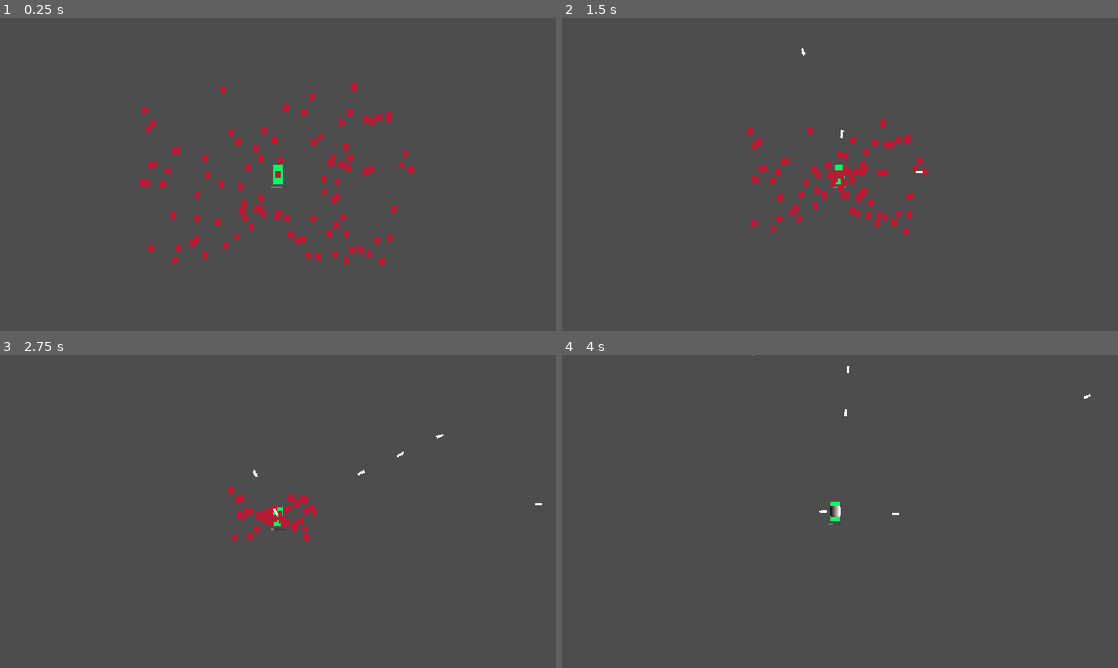
Above: before the commit, frames 1-4 (two rows, left to right).
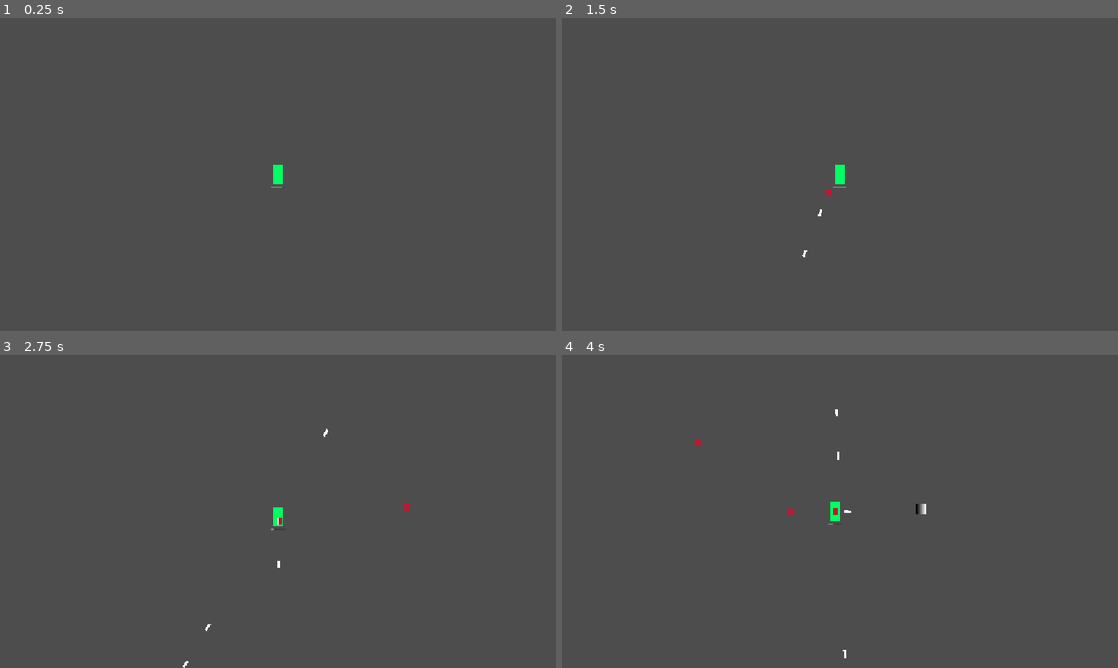
Above: after the commit, the same moments.

Repository: xuansh/my-own-godot-project
Game: Godot game, scene res://Scenes/BattleField/battle_field.tscn
Same seed, same stepped clock (60 frames per second), same inputs: the game is played once before the commit and once after it.
Inputs:
- Up to frame 1 (0.25 s): no input
- Up to frame 2 (1.5 s): tap A (KeyBoard-A) at 0.6 s; tap D (KeyBoard-D) at 1.35 s
- Up to frame 3 (2.75 s): tap S (KeyBoard-S) at 2.1 s
- Up to frame 4 (4 s): tap W (KeyBoard-W) at 2.85 s; tap A (KeyBoard-A) at 3.6 s

The runs differ from the first frame. In frame 1, 2.1% of the frame differs, in the area x 25-75%, y 20-79%; in frame 2, 1.6%; in frame 3, 0.8%; in frame 4, 0.3%.

Commit message:
v0.1.0
fuck

Diff:
--- a/Autoloads/RunState.gd
+++ b/Autoloads/RunState.gd
@@ -5,7 +5,12 @@
 var xp : int
 var xp_to_next : int
 var kills : int
+
+
 var _seed : int
 
 func tick(delta : float):
 	elapsed += delta
+
+func add_xp(exp : int):
+	xp += exp
--- a/Datas/enemy_data.gd
+++ b/Datas/enemy_data.gd
@@ -4,3 +4,4 @@
 @export var max_hp : float
 @export var max_speed : float
 @export var _exp : int
+@export var additional_bullet_count : int = 0
--- a/Datas/player_data.gd
+++ b/Datas/player_data.gd
@@ -9,3 +9,6 @@
 
 @export_range(10.0, 1000.0, 10.0)
 var magnet_range : float
+
+@export
+var additional_bullet_count : int
--- a/Datas/weapon_definition.gd
+++ b/Datas/weapon_definition.gd
@@ -6,6 +6,8 @@
 @export var bullet_scene : PackedScene
 @export var is_melee_weapon : bool = false
 @export var is_bullet_firing : bool = true
+@export var basic_bullet_count : int = 1
+@export var spread_angle : float = 0.0
 
 @export_range(0.0, 1.0, 0.1, "攻击间隔")
 var cool_time : float
--- a/Resources/Player/basic_player.tres
+++ b/Resources/Player/basic_player.tres
@@ -5,6 +5,5 @@
 [resource]
 script = ExtResource("1_70u8o")
 max_speed = 150.0
-max_hp = 100.0
-xp_gem_pickup_range = 50.0
+max_hp = 1000.0
 metadata/_custom_type_script = "uid://s4ysrtmckgei"
--- a/Resources/WeaponDefinitions/basic_weapon.tres
+++ b/Resources/WeaponDefinitions/basic_weapon.tres
@@ -6,6 +6,7 @@
 [resource]
 script = ExtResource("1_ilclt")
 bullet_scene = ExtResource("1_qu07f")
+spread_angle = 40.0
 cool_time = 0.3
 damage = 15.0
 metadata/_custom_type_script = "uid://nqjbw21dch4k"
--- a/Resources/WeaponDefinitions/enemy0_basic_melee_weapon.tres
+++ b/Resources/WeaponDefinitions/enemy0_basic_melee_weapon.tres
@@ -10,4 +10,6 @@
 bullet_scene = ExtResource("1_ass4y")
 is_melee_weapon = true
 is_bullet_firing = false
+cool_time = 0.5
+damage = 15.0
 metadata/_custom_type_script = "uid://nqjbw21dch4k"
--- a/Scenes/BattleField/battle_field.gd
+++ b/Scenes/BattleField/battle_field.gd
@@ -8,22 +8,25 @@
   #→ Hurtbox
   #→ 死亡信号
   #→ EncounterController 生成经验宝石
-@onready var player: Node2D = $Player
+@onready var player: Player = $Player
+@onready var enemy_spawn_timer: Timer = $EnemySpawnTimer
 
 var enemy : PackedScene = preload("res://Scenes/Enemy/enemy.tscn")
 var xp_gem : PackedScene = preload("res://Scenes/XpGem/xp_gem.tscn")
 
 func _ready() -> void:
 	EventBus.enemy_died.connect(on_enemy_died)
-
-	for i in range(100):
-		var node = enemy.instantiate()
-		add_child(node)
+	enemy_spawn_timer.timeout.connect(
+		func():
+			var node = enemy.instantiate()
+			add_child(node)
+	)
 
 func _process(delta: float) -> void:
 	RunState.tick(delta)
 
 func on_enemy_died(payload : EventBus.EnemyDiedPayload):
-	var gem = xp_gem.instantiate() as Node2D
+	var gem = xp_gem.instantiate() as XpGem
 	add_child(gem)
+	gem.setup(payload.exp)
 	gem.global_position = payload.global_position
--- a/Scenes/BattleField/battle_field.tscn
+++ b/Scenes/BattleField/battle_field.tscn
@@ -11,3 +11,7 @@
 [node name="Camera2D" type="Camera2D" parent="." unique_id=1068462332]
 
 [node name="BulletsContainer" type="Node" parent="." unique_id=156695525 groups=["bullet_container"]]
+
+[node name="EnemySpawnTimer" type="Timer" parent="." unique_id=2021102089]
+wait_time = 0.8
+autostart = true
--- a/Scenes/Bullet/bullet.gd
+++ b/Scenes/Bullet/bullet.gd
@@ -10,7 +10,7 @@
 @onready var hitbox_component: HitboxComponent = %HitboxComponent
 @onready var visible_on_screen_enabler_2d: VisibleOnScreenEnabler2D = $VisibleOnScreenEnabler2D
 @onready var hitbox_area_2d: Area2D = $HitboxArea2D
-
+@export var is_player_hurtable : bool
 func _ready() -> void:
 	self.global_position = origin_global_position
 	movement_component.setup(self)
--- a/Scenes/Bullet/melee_bullet.gd
+++ b/Scenes/Bullet/melee_bullet.gd
@@ -1,5 +1,6 @@
 class_name MeleeBullet
 extends Bullet
+
 
 var follow_node : Node2D
 
@@ -8,7 +9,7 @@
 	self.global_position = origin_global_position
 	movement_component.setup(self)
 	hitbox_component.setup(self, damage)
-	await get_tree().create_timer(0.5).timeout
+	await get_tree().create_timer(0.1).timeout
 	queue_free()
 
 func _process(delta: float) -> void:
--- a/Scenes/Bullet/melee_bullet.tscn
+++ b/Scenes/Bullet/melee_bullet.tscn
@@ -12,6 +12,7 @@
 height = 20
 
 [sub_resource type="RectangleShape2D" id="RectangleShape2D_kldih"]
+size = Vector2(38, 38)
 
 [node name="MeleeBullet" type="Node2D" unique_id=1222155138]
 script = ExtResource("1_fhxkw")
--- /dev/null
+++ b/Scenes/Common/BoxAreas/hurtbox_area_2d.tscn
@@ -0,0 +1,8 @@
+[gd_scene format=3 uid="uid://cxycdd13eplt0"]
+
+[sub_resource type="RectangleShape2D" id="RectangleShape2D_kldih"]
+
+[node name="HurtboxArea2D" type="Area2D" unique_id=1551379937]
+
+[node name="CollisionShape2D" type="CollisionShape2D" parent="." unique_id=186164348]
+shape = SubResource("RectangleShape2D_kldih")
--- a/Scenes/Common/Components/damage_component.gd
+++ b/Scenes/Common/Components/damage_component.gd
@@ -9,6 +9,10 @@
 func take_damage(damage : float):
 	_body.hp -= damage
 	if _body.hp <= 0:
+		if _body is Player:
+			print("Player is dead! gameover")
+			get_tree().quit()
+			return
 		var payload := EventBus.EnemyDiedPayload.new()
 		payload.global_position = _body.global_position
 		payload.exp = _body.data._exp
--- a/Scenes/Common/Components/hitbox_component.gd
+++ b/Scenes/Common/Components/hitbox_component.gd
@@ -9,5 +9,5 @@
 	damage = p_damage
 
 func attack(target):
-	if target is Enemy and _body is Bullet:
-		(target as Enemy).damage_component.take_damage(damage)
+	if _body is Bullet:
+		target.damage_component.take_damage(damage)
--- a/Scenes/Common/Components/hurtbox_component.gd
+++ b/Scenes/Common/Components/hurtbox_component.gd
@@ -1,14 +1,16 @@
 class_name HurtboxComponent
 extends Node
 
-var _body : Node2D
+var _body : Entity
 
-func setup(body : Node2D):
+func setup(body : Entity):
 	_body = body
 	_body.hurtbox_area_2d.area_entered.connect(_on_area_entered)
 
 func _on_area_entered(area : Area2D):
 	if area.get_owner() is Bullet and _body is Enemy:
-		(area.get_owner() as Bullet).hitbox_component.attack(_body)
-	elif area.get_owner() is Enemy and _body is Player:
-		(area.get_owner() as Enemy)
+		var bullet = area.get_owner() as Bullet
+		if bullet.is_player_hurtable and _body is Player:
+			bullet.hitbox_component.attack(_body)
+		if not bullet.is_player_hurtable and _body is Enemy:
+			(area.get_owner() as Bullet).hitbox_component.attack(_body)
--- a/Scenes/Common/Components/magnet_target_component.gd
+++ b/Scenes/Common/Components/magnet_target_component.gd
@@ -3,7 +3,7 @@
 extends Node
 
 var _body : Node2D
-var _target : Node2D
+var _target : Entity
 var _movement_component : MovementComponent
 @export_range(0.0, 1000.0, 20)
 var speed : float
@@ -12,7 +12,7 @@
 	_body = body
 	_movement_component = movement
 
-func set_target(target : Node2D):
+func set_target(target : Entity):
 	_target = target
 
 
@@ -24,4 +24,6 @@
 	_movement_component.move(delta, dir, speed)
 	if _body.global_position.distance_squared_to(_target.global_position) < 100.0:
 		_target = null
+		if _body is XpGem:
+			RunState.add_xp(_body.exp)
 		_body.queue_free()
--- /dev/null
+++ b/Scenes/Common/entity.gd
@@ -0,0 +1,8 @@
+class_name Entity
+extends Node2D
+
+var hp : float
+var speed : float
+
+## 玩家额外的武器子弹数
+var additional_bullet_count : int = 0
--- a/Scenes/Enemy/Components/target_component.gd
+++ b/Scenes/Enemy/Components/target_component.gd
@@ -1,8 +1,8 @@
 class_name EnemyTargetComponent
 extends Node
 
-var player : Node2D
+var player : Player
 
-func target_player() -> Node2D:
-	player = get_tree().get_first_node_in_group('player') as Node2D
+func target_player() -> Player:
+	player = get_tree().get_first_node_in_group('player') as Player
 	return player
--- a/Scenes/Enemy/enemy.gd
+++ b/Scenes/Enemy/enemy.gd
@@ -1,10 +1,7 @@
 class_name Enemy
-extends Node2D
+extends Entity
 
-var hp : float
-var max_hp : float
-var speed : float
-var player : Node2D = null
+var player : Player = null
 
 @export var data : EnemyData
 @onready var enemy_target_component: EnemyTargetComponent = %EnemyTargetComponent
@@ -26,6 +23,7 @@
 	position.y = randi_range(-200, 200)
 	hp = data.max_hp
 	speed = data.max_speed
+	additional_bullet_count = data.additional_bullet_count
 
 	movement_component.setup(self)
 	hurtbox_component.setup(self)
--- a/Scenes/Enemy/enemy.tscn
+++ b/Scenes/Enemy/enemy.tscn
@@ -8,6 +8,7 @@
 [ext_resource type="Script" uid="uid://d3exkhymfrk2" path="res://Scenes/Common/Components/damage_component.gd" id="6_gx76c"]
 [ext_resource type="Script" uid="uid://olrgusdjutps" path="res://Scenes/Common/Components/hurtbox_component.gd" id="6_pqgp3"]
 [ext_resource type="Script" uid="uid://8e6jybvcktcr" path="res://Scenes/Player/Components/weapon_component.gd" id="7_pqgp3"]
+[ext_resource type="PackedScene" uid="uid://cxycdd13eplt0" path="res://Scenes/Common/BoxAreas/hurtbox_area_2d.tscn" id="9_kiqm3"]
 
 [sub_resource type="Gradient" id="Gradient_ntch3"]
 offsets = PackedFloat32Array(0.35080644)
@@ -16,9 +17,6 @@
 [sub_resource type="GradientTexture2D" id="GradientTexture2D_6le5l"]
 gradient = SubResource("Gradient_ntch3")
 fill_from = Vector2(0.2122093, 0.49127907)
-
-[sub_resource type="RectangleShape2D" id="RectangleShape2D_kldih"]
-size = Vector2(16, 18)
 
 [node name="Enemy" type="Node2D" unique_id=1588455685 groups=["enemy"]]
 script = ExtResource("1_mw074")
@@ -58,7 +56,4 @@
 script = ExtResource("7_pqgp3")
 metadata/_custom_type_script = "uid://8e6jybvcktcr"
 
-[node name="HurtboxArea2D" type="Area2D" parent="." unique_id=1880872813]
-
-[node name="CollisionShape2D" type="CollisionShape2D" parent="HurtboxArea2D" unique_id=1894151310]
-shape = SubResource("RectangleShape2D_kldih")
+[node name="HurtboxArea2D" parent="." unique_id=1551379937 instance=ExtResource("9_kiqm3")]
--- a/Scenes/Player/Components/weapon_component.gd
+++ b/Scenes/Player/Components/weapon_component.gd
@@ -1,12 +1,14 @@
 class_name WeaponComponent
 extends Node
 
-var _body : Node2D
+var _body : Entity
 var weapon_definition : WeaponDefinition
 var _timer : Timer
+var basic_bullet_count : int
 
 func setup(body, defi : WeaponDefinition, timer : Timer):
 	weapon_definition = defi
+	basic_bullet_count = defi.basic_bullet_count
 	_body = body
 	_timer = timer
 	timer.wait_time = weapon_definition.cool_time
@@ -15,13 +17,16 @@
 	timer.start()
 
 func fire():
+	var is_player_hurtable : bool = false
 	var fire_targets : Array[Node2D]
 	if _body is Player:
+		is_player_hurtable = false
 		fire_targets.assign(get_tree().get_nodes_in_group('enemy'))
 	elif _body is Enemy:
+		is_player_hurtable = true
 		fire_targets.assign(get_tree().get_nodes_in_group('player'))
 	var min_distance : float = INF
-	var closest_target : Node2D
+	var closest_target : Entity
 	for target in fire_targets:
 		var distance = _body.global_position.distance_squared_to(target.global_position)
 		if distance < min_distance:
@@ -33,14 +38,22 @@
 			dir = _body.global_position.direction_to(closest_target.global_position)
 		else:
 			dir = _body.global_transform.x.normalized()
-		var bullet = weapon_definition.bullet_scene.instantiate() as Bullet
-		if bullet:
-			bullet.dir = dir
-			bullet.origin_global_position = _body.global_position
-			bullet.damage = weapon_definition.damage
-			if bullet is MeleeBullet:
-				bullet.follow_node = _body
-		get_tree().get_first_node_in_group('bullet_container').add_child(bullet)
+		var count : int = 1
+		if not weapon_definition.is_melee_weapon:
+			count = maxi(basic_bullet_count + _body.additional_bullet_count, 1)
+		for i in range(count):
+			var bullet = weapon_definition.bullet_scene.instantiate() as Bullet
+			if bullet:
+				var angle : float = 0.0
+				if count > 1:
+					angle = deg_to_rad(weapon_definition.spread_angle) * (i / float(count - 1) - 0.5)
+				bullet.dir = dir.rotated(angle)
+				bullet.origin_global_position = _body.global_position + dir.orthogonal() * (i - (count - 1) * 0.5)
+				bullet.damage = weapon_definition.damage
+				bullet.is_player_hurtable = is_player_hurtable
+				if bullet is MeleeBullet:
+					bullet.follow_node = _body
+				get_tree().get_first_node_in_group('bullet_container').add_child(bullet)
 
 func get_cooltime_ratio() -> float:
 	if _timer == null or _timer.wait_time <= 0:
--- a/Scenes/Player/player.gd
+++ b/Scenes/Player/player.gd
@@ -1,27 +1,31 @@
 class_name Player
-extends Node2D
+extends Entity
 
 @export var weapon_definition : WeaponDefinition
 @export var player_data : PlayerData
-var hp : float
-var speed : float
 
 @onready var attack_timer: Timer = $AttackTimer
 @onready var cooltime_progress_bar: ProgressBar = $CoolTimeProgressBar
 @onready var magnet_area_2d: Area2D = $MagnetArea2D
+@onready var hurtbox_area_2d: Area2D = $HurtboxArea2D
 
 @onready var input_component : InputComponent = %InputComponent
 @onready var movement_component: MovementComponent = %MovementComponent
 @onready var weapon_component: WeaponComponent = %WeaponComponent
 @onready var magnet_component: MagnetComponent = %MagnetComponent
+@onready var hurtbox_component: HurtboxComponent = %HurtboxComponent
+@onready var damage_component: DamageComponent = %DamageComponent
 
 func _ready() -> void:
 	hp = player_data.max_hp
 	speed = player_data.max_speed
+	additional_bullet_count += player_data.additional_bullet_count
 
 	movement_component.setup(self)
 	weapon_component.setup(self, weapon_definition, attack_timer)
 	magnet_component.setup(self)
+	hurtbox_component.setup(self)
+	damage_component.setup(self)
 
 func _process(_delta: float) -> void:
 	var input_dir := input_component.get_move_vector()
--- a/Scenes/Player/player.tscn
+++ b/Scenes/Player/player.tscn
@@ -8,6 +8,8 @@
 [ext_resource type="Resource" uid="uid://cq336u315yrvo" path="res://Resources/WeaponDefinitions/basic_weapon.tres" id="5_dd0ac"]
 [ext_resource type="Script" uid="uid://drcf8spwg7xh1" path="res://Scenes/Common/Components/magnet_component.gd" id="7_0u5uq"]
 [ext_resource type="Script" uid="uid://olrgusdjutps" path="res://Scenes/Common/Components/hurtbox_component.gd" id="8_jlvik"]
+[ext_resource type="PackedScene" uid="uid://cxycdd13eplt0" path="res://Scenes/Common/BoxAreas/hurtbox_area_2d.tscn" id="9_gk6dx"]
+[ext_resource type="Script" uid="uid://d3exkhymfrk2" path="res://Scenes/Common/Components/damage_component.gd" id="9_jhyir"]
 
 [sub_resource type="Gradient" id="Gradient_f60y1"]
 offsets = PackedFloat32Array(0.16532259)
@@ -68,7 +70,14 @@
 script = ExtResource("8_jlvik")
 metadata/_custom_type_script = "uid://olrgusdjutps"
 
+[node name="DamageComponent" type="Node" parent="ComponentsContainer" unique_id=1116071113]
+unique_name_in_owner = true
+script = ExtResource("9_jhyir")
+metadata/_custom_type_script = "uid://d3exkhymfrk2"
+
 [node name="MagnetArea2D" type="Area2D" parent="." unique_id=847372426]
 
 [node name="CollisionShape2D" type="CollisionShape2D" parent="MagnetArea2D" unique_id=7288884]
 shape = SubResource("CircleShape2D_6le5l")
+
+[node name="HurtboxArea2D" parent="." unique_id=1551379937 instance=ExtResource("9_gk6dx")]
--- a/Scenes/XpGem/xp_gem.gd
+++ b/Scenes/XpGem/xp_gem.gd
@@ -2,6 +2,7 @@
 extends Node2D
 
 var speed : float = 200
+var exp : int
 
 @onready var movement_component: MovementComponent = %MovementComponent
 @onready var magnet_target_component: MagnetTargetComponent = %MagnetTargetComponent
@@ -12,5 +13,8 @@
 	movement_component.setup(self)
 	magnet_target_component.setup(self, movement_component)
 
+func setup(exp : int):
+	self.exp = exp
+
 func _process(delta: float) -> void:
 	magnet_target_component.tick(delta)
Not shown, added: Scenes/Common/entity.gd.uid
